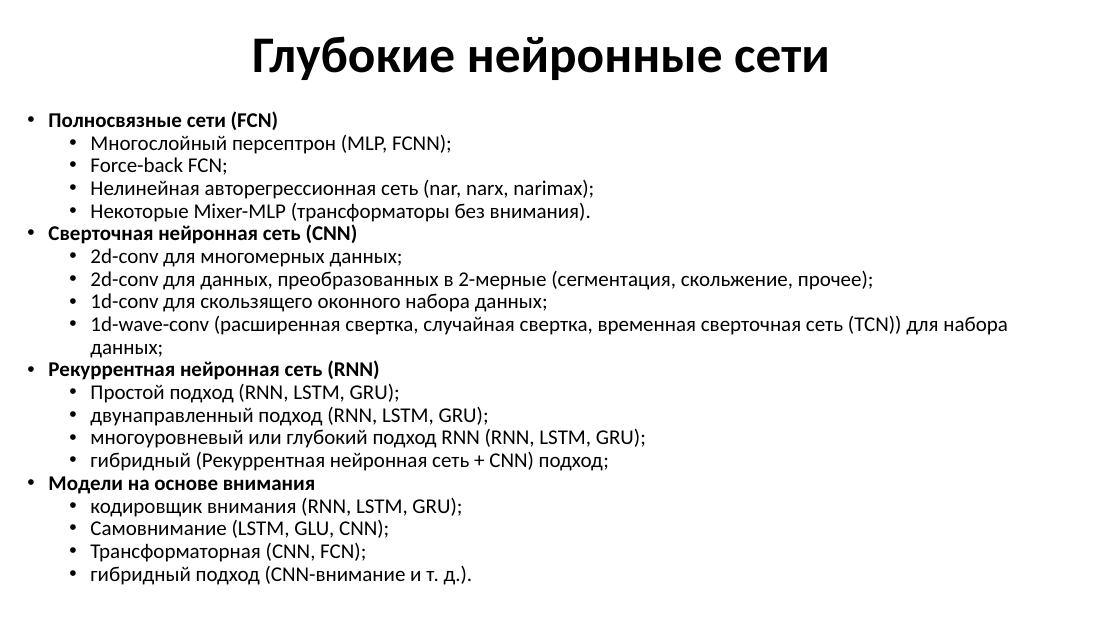
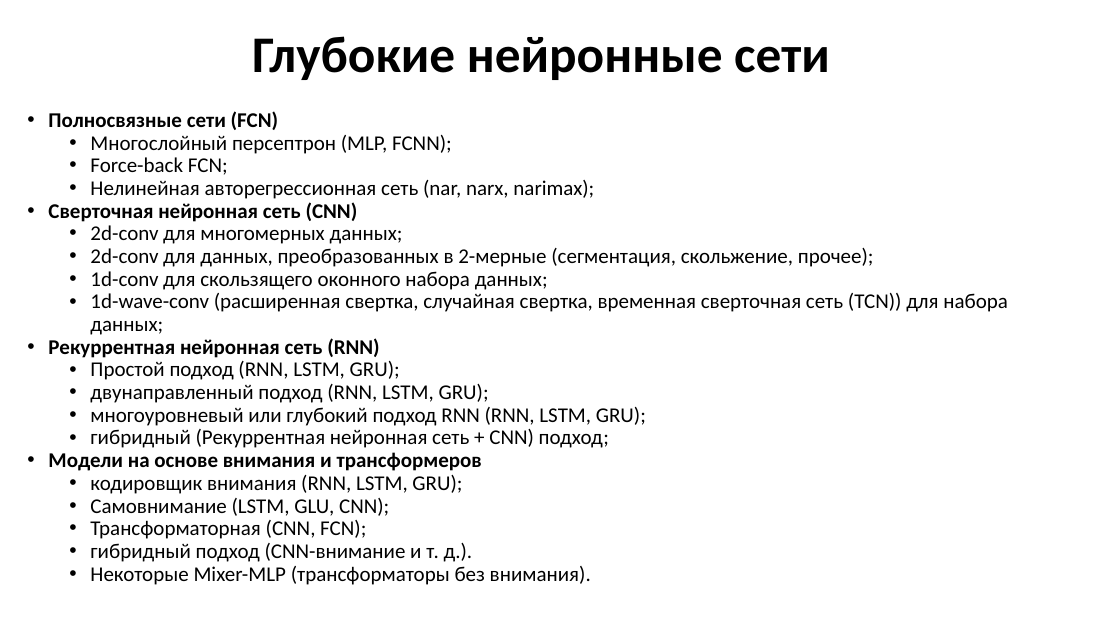
Before and after one commit to MVRonkin/TimeSeriesCourse, a slide deck: slide 7 of 2024/Lec/Юнит 22 - глубокое обучение нейронных сетей.pptx. Drawn at 1120x630 pixels with LibreOffice and Linux fonts; fonts in the diff are those of the drawing. Boxes give left, top, right and bottom in pixels: in the first picture for what was removed or moved away, otherwise in the second. Text is boxed around its words. In the diff, an @@ line names an element or a change of style, - is before the commit and + after.

```diff
--- a/2024/Lec/Юнит 22 - глубокое обучение нейронных сетей.pptx
+++ b/2024/Lec/Юнит 22 - глубокое обучение нейронных сетей.pptx
@@ text at bbox=[90, 203, 591, 222]: paragraph removed @@
-  • Некоторые Mixer-MLP (трансформаторы без внимания).
@@ text at bbox=[48, 452, 482, 471]: text changed @@
-• Модели на основе внимания
+• Модели на основе внимания и трансформеров
@@ text at bbox=[90, 566, 591, 585]: paragraph added @@
+  • Некоторые Mixer-MLP (трансформаторы без внимания).
```
Also in this commit, not shown: 2 slides removed, 19 other files.
